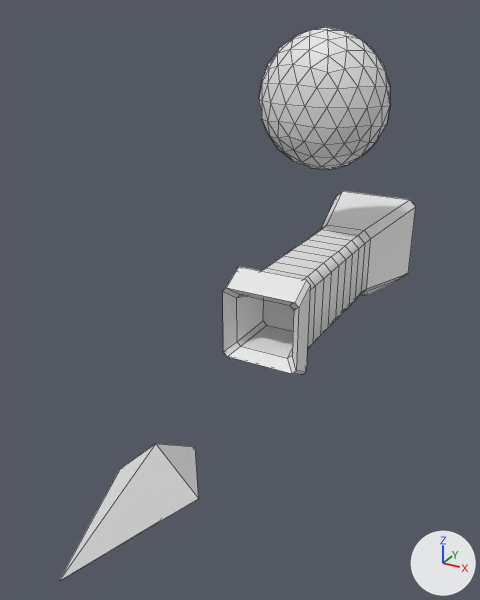
Two versions of the Blender file Assets/Models/Magnet.blend, one commit apart.
Both versions are drawn from a 50 mm lens placed at (0.1325, -0.4033, 0.2978), pointed at (-0.0138, -0.1373, 0.1648). The axes (+X, +Y, +Z) are drawn at lower right. The lights are the same throughout. The first picture is the older version. Mesh edges are drawn as thin lines.

The first picture shows 'Bullet', 'Gun Barrel', 'Smoke'.
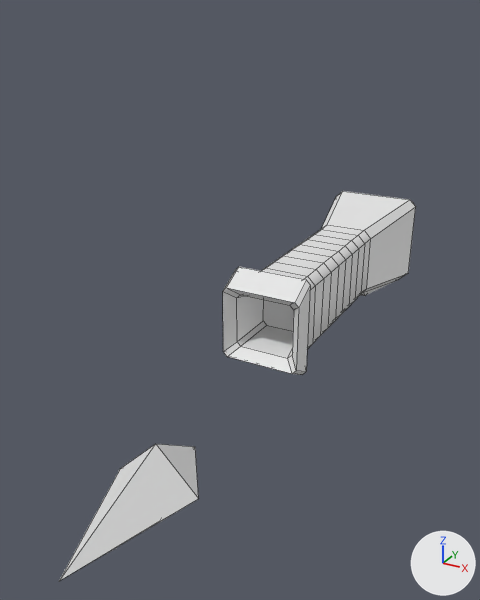
The change, as a list of edits to the scene's bpy script:
```text
Remove ob_smoke:
    ob_smoke = bpy.data.objects.new('Smoke', me_icosphere)
    ob_smoke.location = (-0.0087, -0.0529, 0.2515)
    ob_smoke.scale = (1.0, 0.657, 1.0)
```

Boxes [x1, y1, x2, y2] around the edits, measured in the pictures (480 x 600 px):
'Smoke', deleted: before [259, 27, 391, 170]
